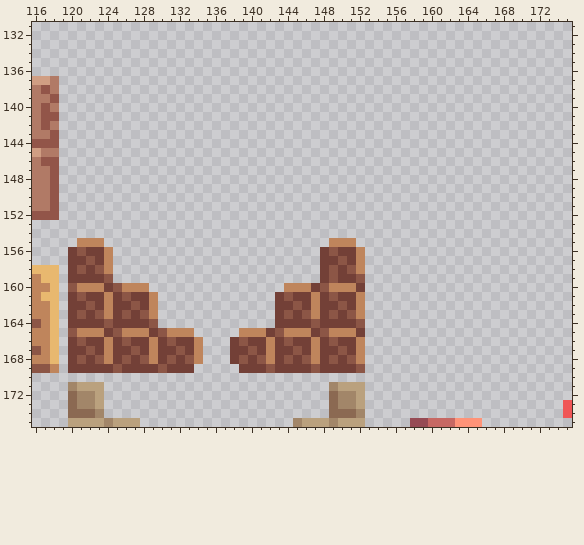
Edited in one commit: pixel-art file (Assets/Yaya/Artwork/Misc/System #z=max.ase). Above is the file before it was changed.
256x256 pixels, 1 frame. Colours within 5 levels of each other are drawn and written as one. Shown: x 116..175, y 131..175.
After:
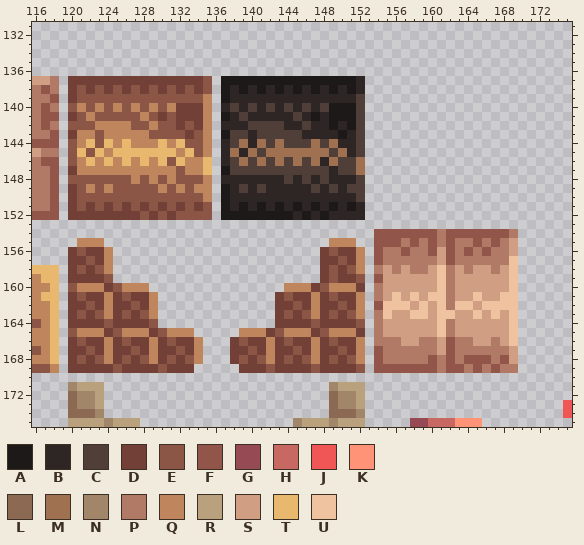
Palette (. is transparent): A #1c1918  B #2e2624  C #503f39  D #734037  E #8c5646  F #925549  G #964b54  H #c76863  J #f05656  K #ff9378  L #8b6952  M #9f7151  N #a28669  P #b17a66  Q #bf855c  R #baa17e  S #d09e83  T #e8b86f  U #efc2a0
Changes in this commit:
y 137: x 120..135 ................ -> DDDDDDDDDDDDDDDE; x 137..152 ................ -> AAAAAAAAAAAAAAAB
y 138: x 120..135 ................ -> DEDEDEDEDEDEDEDE; x 137..152 ................ -> ABABABABABABABAB
y 139: x 120..135 ................ -> DEEEEEEEEEEEEEEQ; x 137..152 ................ -> ABBBBBBBBBBBBBBC
y 140: x 120..135 ................ -> EQEQEQEQEQEQDDDQ; x 137..152 ................ -> BCBCBCBCBCBCAAAC
y 141: x 120..135 ................ -> DEQEEEEEQEDEDDDQ; x 137..152 ................ -> ABCBBBBBCBABAAAC
y 142: x 120..135 ................ -> EEEQQQQEEQEEDEDQ; x 137..152 ................ -> BBBCCCCBBCBBABAC
y 143: x 120..135 ................ -> DQQEQQQQQEEEEDEQ; x 137..152 ................ -> ACCBCCCCCBBBBABC
y 144: x 120..135 ................ -> EQTETQTQQQTQTEEQ; x 137..152 ................ -> BCMBMCMCCCMCMBBC
y 145: x 120..135 ................ -> ETETQTTTTTTTQTEQ; x 137..152 ................ -> BMBMCMMMMMMMCMBC
y 146: x 120..135 ................ -> EQTQTQTQTQTETQQT; x 137..152 ................ -> BCMCMCMCMCMBMCCM
y 147: x 120..135 ................ -> DQQQQQQQQQQQEQQT; x 137..152 ................ -> ACCCCCCCCCCCBCCM
y 148: x 120..135 ................ -> EEEEEEEQEQEQEEEQ; x 137..152 ................ -> BBBBBBBCBCBCBBBC
y 149: x 120..135 ................ -> DEQEQEEEEEQEQEQQ; x 137..152 ................ -> ABCBCBBBBBCBCBCC
y 150: x 120..135 ................ -> DEEEEEEEEEEEEEEQ; x 137..152 ................ -> ABBBBBBBBBBBBBBC
y 151: x 120..135 ................ -> DEDEDEDEDEDEDEDE; x 137..152 ................ -> ABABABABABABABAB
y 152: x 120..135 ................ -> DDDDDDDDEDEDEEEE; x 137..152 ................ -> AAAAAAAABABABBBB
y 154: x 154..169 ................ -> FFFFFFFPFFFFFFFP
y 155: x 154..169 ................ -> FFFPFPFPFPPFPFPS
y 156: x 154..169 ................ -> FPPFPPFSFPFPFPPS
y 157: x 154..169 ................ -> FPPPPPPSFPPPPPPU
y 158: x 154..169 ................ -> PSPSPPSUPSPSSPSU
y 159: x 154..169 ................ -> FSSSSSSUPSSSSSSU
y 160: x 154..169 ................ -> PSSSSSSUPSSSSSSU
y 161: x 154..169 ................ -> PSUSUSUUPSSUSSUU
y 162: x 154..169 ................ -> FUUUSUSUPUUSUUUU
y 163: x 154..169 ................ -> PUSSUUSUUSSUSUSU
y 164..165: x 154..169 ................ -> PSSSSSSUPSSSSSSU
y 166: x 154..169 ................ -> PPPSSPPSFPPSSPSU
y 167: x 154..169 ................ -> FPPPPPPSFPPPPPPS
y 168: x 154..169 ................ -> FPPPPPFPFPFFFPFS
y 169: x 154..169 ................ -> FFFFFFFPFFPFPFPP
Changed places in both pictures, as pixel boxes (x1, y1, x2, y2):
added: (68, 76, 518, 373)
